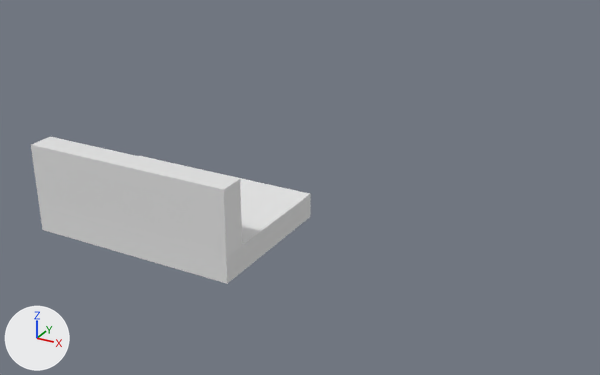
The Blender file level_generator.blend: old version first, new version second.
Camera for both pictures: a 50 mm camera at (44.1, -41.8, 27.8) aimed at (14.0, 12.9, 0.4). Lighting does not change. The marker at lower left points along +X, +Y and +Z.
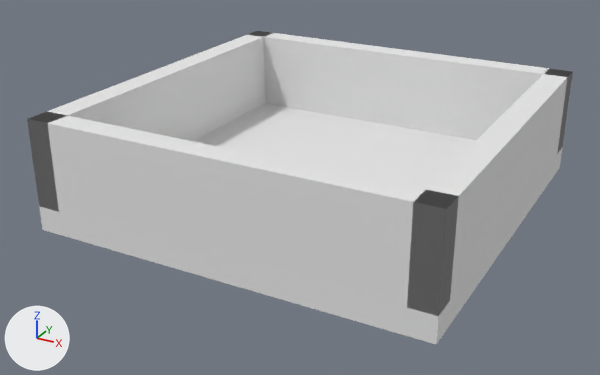
Location of each change, (x1, y1, x2, y2) in pixels of the pictures (600 x 375 px; the box of a moved part takes in the faces that stretch with it):
```json
{"object": "Cube.001", "change": "reshaped", "before": [31, 137, 242, 258], "after": [48, 116, 458, 315], "on screen": "94% wider, 64% taller"}
{"object": "Cube", "change": "reshaped", "before": [39, 156, 311, 284], "after": [39, 104, 562, 344], "on screen": "92% wider, 87% taller"}
{"object": "Cube.002", "change": "added", "after": [248, 31, 571, 153]}
{"object": "Cube.004", "change": "added", "after": [407, 68, 573, 316]}
{"object": "Cube.003", "change": "added", "after": [27, 31, 271, 212]}
{"part": 1, "of": "me_cube_020", "change": "moved or reshaped", "before": [31, 137, 69, 187], "on screen": "not visible afterwards"}
{"part": 2, "of": "me_cube_020", "change": "moved or reshaped", "before": [56, 187, 242, 258], "after": [56, 187, 452, 315]}
{"part": 3, "of": "me_cube_020", "change": "moved or reshaped", "before": [51, 141, 241, 231], "after": [48, 116, 458, 287]}
{"part": 4, "of": "me_cube_019", "change": "moved or reshaped", "before": [140, 156, 157, 160], "on screen": "not visible afterwards"}
{"part": 5, "of": "me_cube_019", "change": "moved or reshaped", "before": [59, 212, 243, 284], "after": [59, 212, 450, 344]}
{"part": 6, "of": "me_cube_019", "change": "moved or reshaped", "before": [158, 160, 311, 271], "after": [193, 104, 562, 327]}
```

Edits to the scene script, one JSON object a line:
```json
{"block": "me_cube_020", "where": "me_cube_020.from_pydata(...)  # 18 vertices, 16 faces; spans x -1.0..16.0, y -1.0..1.0, z -1.0..4.0"}
{"block": "me_cube_020", "where": "# used by ob_cube_001; location = (0.0, 0.0, 2.0)"}
{"block": "me_cube_020", "change": "me_cube_020 part 1: all 4 vertices in x -1.0..1.0, y -1.0..1.0, z 4.0 are moved by (0.0, 0.0, 2.0)"}
{"block": "me_cube_020", "change": "me_cube_020 part 2: all 4 vertices in x 16.0, y -1.0..1.0, z -1.0..1.0 are moved by (15.0, 0.0, 0.0)"}
{"block": "me_cube_020", "change": "me_cube_020 part 3: all 2 vertices in x 16.0, y -1.0..1.0, z 4.0 are moved by (15.0, 0.0, 2.0)"}
{"block": "me_cube_019", "where": "me_cube_019.from_pydata(...)  # 18 vertices, 16 faces; spans x -1.0..16.0, y -1.0..11.0, z -1.0..1.0"}
{"block": "me_cube_019", "where": "# used by ob_cube; location = (0.0, 0.0, 0.0)"}
{"block": "me_cube_019", "change": "me_cube_019 part 4: all 4 vertices in x -1.0..1.0, y 11.0, z -1.0..1.0 are moved by (0.0, 20.0, 0.0)"}
{"block": "me_cube_019", "change": "me_cube_019 part 5: all 4 vertices in x 16.0, y -1.0..1.0, z -1.0..1.0 are moved by (15.0, 0.0, 0.0)"}
{"block": "me_cube_019", "change": "me_cube_019 part 6: all 2 vertices in x 16.0, y 11.0, z -1.0..1.0 are moved by (15.0, 20.0, 0.0)"}
{"op": "add", "block": "me_cube_048", "code": ["me_cube_048 = bpy.data.meshes.new('Cube.048')", "me_cube_048.from_pydata(...)  # 18 vertices, 16 faces; spans x -1.0..31.0, y -1.0..1.0, z -1.0..6.0", "me_cube_048.materials.append(mat_matname_018)  # white #e7e7e7"]}
{"op": "add", "block": "me_cube_049", "code": ["me_cube_049 = bpy.data.meshes.new('Cube.049')", "me_cube_049.from_pydata(...)  # 18 vertices, 16 faces; spans x -1.0..1.0, y -1.0..31.0, z -1.0..6.0", "me_cube_049.materials.append(mat_matname_018)  # white #e7e7e7"]}
{"op": "add", "block": "ob_cube_002", "code": ["ob_cube_002 = bpy.data.objects.new('Cube.002', me_cube_048)", "ob_cube_002.location = (0.0, 30.0, 2.0)"]}
{"op": "add", "block": "ob_cube_003", "code": ["ob_cube_003 = bpy.data.objects.new('Cube.003', me_cube_049)", "ob_cube_003.location = (0.0, 0.0, 2.0)"]}
{"op": "add", "block": "ob_cube_004", "code": ["ob_cube_004 = bpy.data.objects.new('Cube.004', me_cube_049.copy())", "ob_cube_004.location = (30.0, 0.0, 2.0)"]}
```
